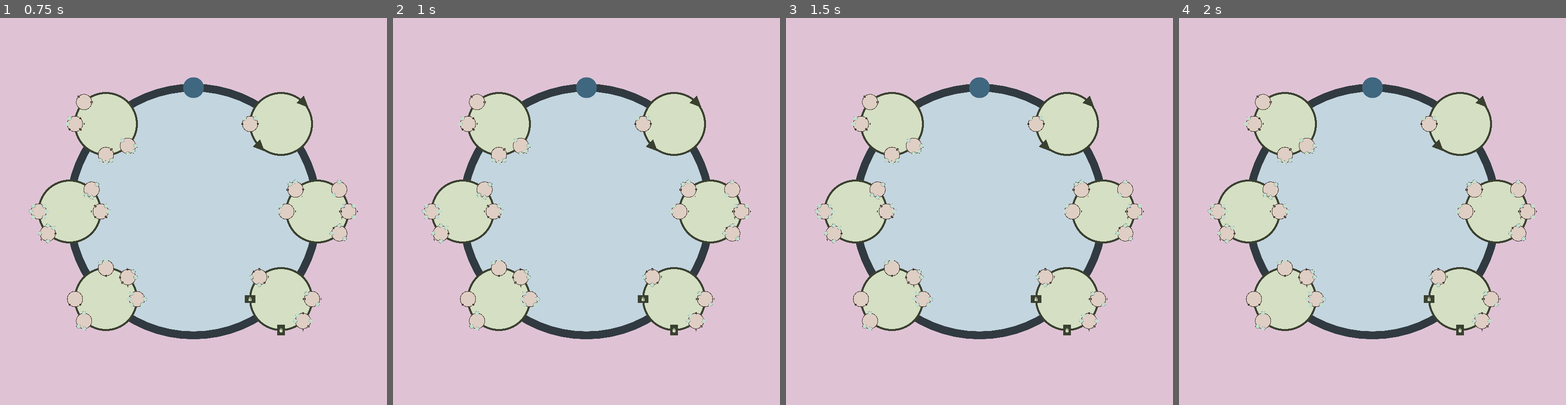
Above: before the commit, frames 1-4 (left to right).
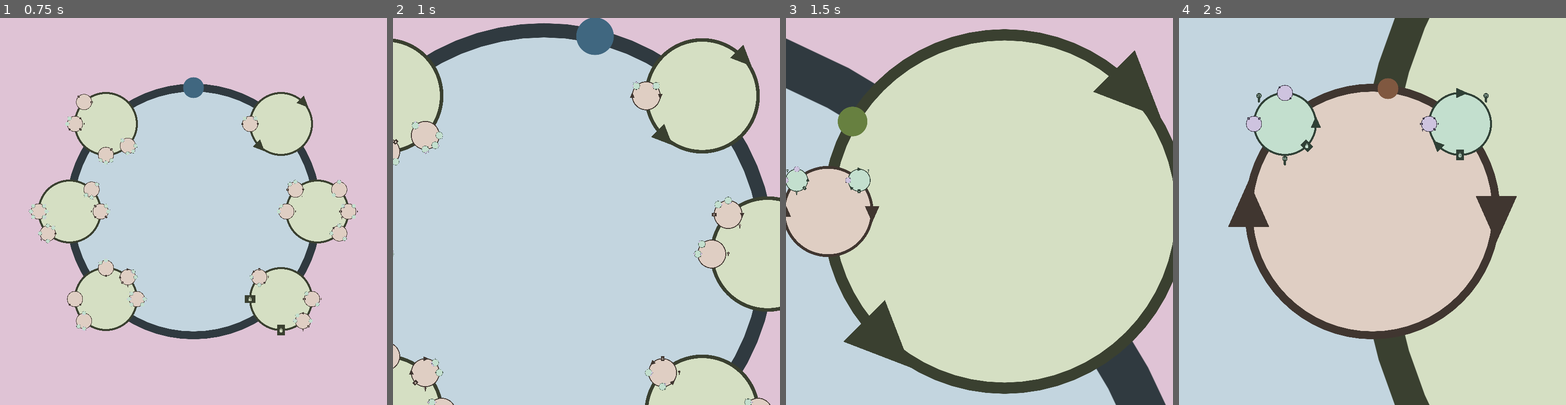
Above: after the commit, the same moments.

Repository: friedev/cycle-delver
Game: Godot game, scene res://src/main.tscn
Same seed, same stepped clock (60 frames per second), same inputs: the game is played once before the commit and once after it.
Inputs (mouse positions are in pixels of both pictures, inside the frame that each line leads up to):
- Up to frame 1 (0.75 s): tap Enter at 0.5 s; move the mouse to (278, 192) at 0.52 s; hold W (move_out) from 0.53 s (still down)
- Up to frame 2 (1 s): keep holding W (move_out); click (671, 192) at 0.8 s
- Up to frame 3 (1.5 s): move the mouse to (902, 230) at 1.27 s; release W (move_out) at 1.28 s; click (902, 230) at 1.35 s
- Up to frame 4 (2 s): tap W (move_out) at 1.55 s

Frame 1 is identical in both runs. In frame 2, 63% of the frame differs, in the area x 0-100%, y 0-100%; in frame 3, 75%; in frame 4, 89%.

Commit message:
Add mouse movement

Diff:
--- a/project.godot
+++ b/project.godot
@@ -54,6 +54,11 @@
 "events": [Object(InputEventKey,"resource_local_to_scene":false,"resource_name":"","device":-1,"window_id":0,"alt_press …(191 unchanged characters)…
 ]
 }
+move_toward_mouse={
+"deadzone": 0.2,
+"events": [Object(InputEventMouseButton,"resource_local_to_scene":false,"resource_name":"","device":-1,"window_id":0,"alt_pressed":false,"shift_pressed":false,"ctrl_pressed":false,"meta_pressed":false,"button_mask":1,"position":Vector2(83, 27),"global_position":Vector2(92, 75),"factor":1.0,"button_index":1,"canceled":false,"pressed":true,"double_click":false,"script":null)
+]
+}
 
 [rendering]
 
--- a/src/player.gd
+++ b/src/player.gd
@@ -46,7 +46,7 @@
 	draw_circle(Vector2.ZERO, Loop.DRAW_RADIUS / 12.0, Color.WHITE, true, -1.0, true)
 
 
-func _unhandled_key_input(event: InputEvent) -> void:
+func _unhandled_input(event: InputEvent) -> void:
 	if moving:
 		return
 	handle_input_event(event)
@@ -59,6 +59,22 @@
 		move_to_next_vertex(input_direction)
 	elif event.is_action_pressed("move_out"):
 		if vertex != null and vertex == loop.get_parent_loop():
+			move_out()
+	elif event.is_action_pressed("move_toward_mouse"):
+		var mouse_angle := global_position.angle_to_point(get_global_mouse_position())
+		var movement_angles: Array[float] = get_movement_angles()
+		var closest_angle_index: int
+		var closest_angle_difference := INF
+		for i in range(len(movement_angles)):
+			var difference := absf(angle_difference(mouse_angle, movement_angles[i]))
+			if difference < closest_angle_difference:
+				closest_angle_index = i
+				closest_angle_difference = difference
+		if closest_angle_index == 0:
+			move_to_next_vertex(-1.0)
+		elif closest_angle_index == 1:
+			move_to_next_vertex(+1.0)
+		else:
 			move_out()
 
 
@@ -152,10 +168,9 @@
 
 
 ## Return the angles representing the directions in which the player can
-## currently move. (Not currently used, but could be useful for a mouse-based
-## movement system.)
+## currently move.
 func get_movement_angles() -> Array[float]:
-	var angles := [angle - PI * 0.5, angle + PI * 0.5]
+	var angles: Array[float] = [angle - PI * 0.5, angle + PI * 0.5]
 	if vertex == loop.get_parent():
 		angles.append(angle)
 	return angles
